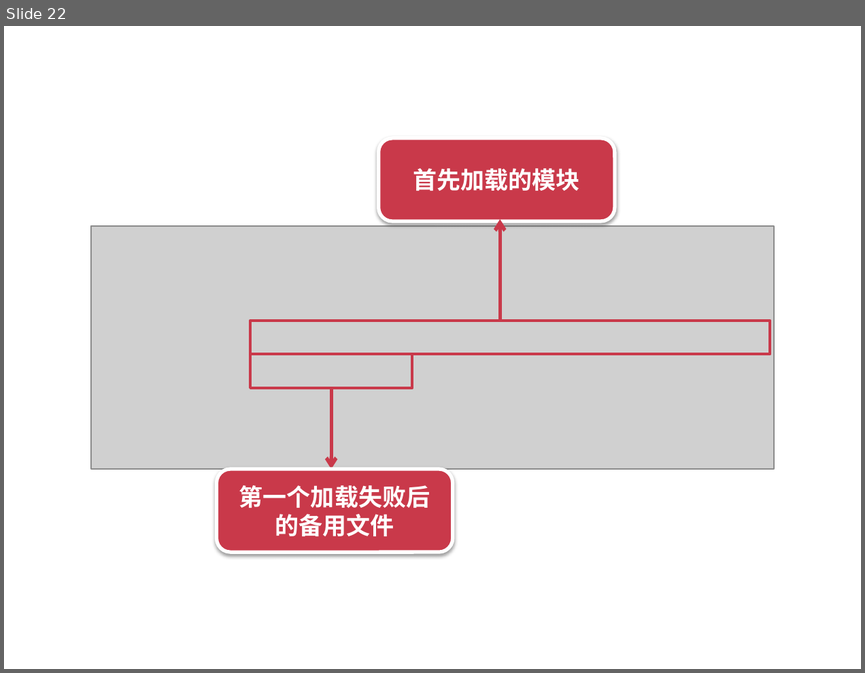
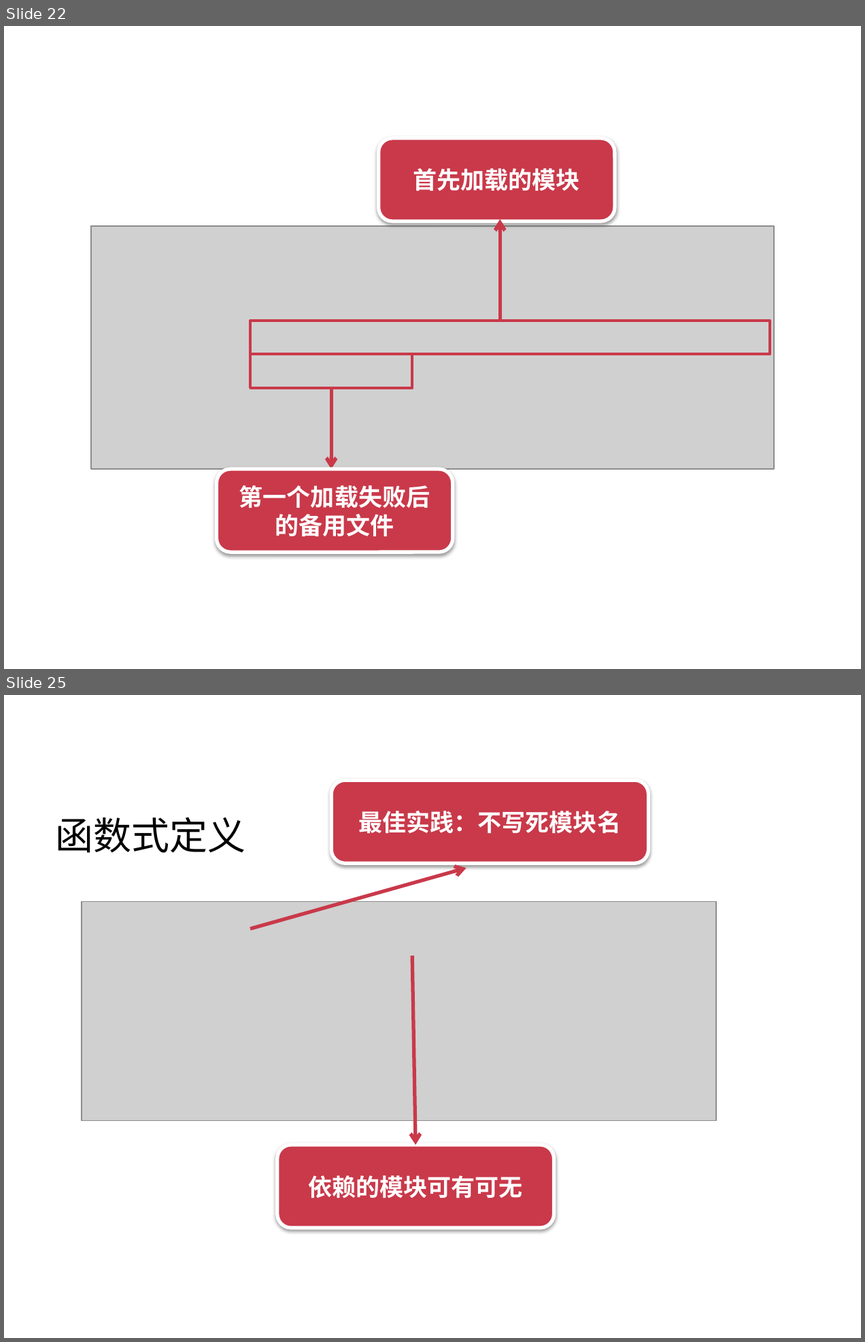
Before and after one commit to silvajs/lecturer, a slide deck: requirejs/doc/requirejs.pptx. Shown one above the other, each under a label of ours: slide 22 before the commit, slides 22 and 25 after it; the slides between them are not shown. The pictures are 865x673 and 865x1342 pixels, drawn with LibreOffice and Linux fonts; fonts in the diff are those of the drawing; grey boxes stand for pictures. Boxes give left, top, right and bottom in pixels: in the first picture for what was removed or moved away, otherwise in the second. Text is boxed around its words. In the diff, an @@ line names an element or a change of style, - is before the commit and + after.

Commit message:
定义模块

```diff
--- a/requirejs/doc/requirejs.pptx
+++ b/requirejs/doc/requirejs.pptx
@@ slide 25 added at (4, 695, 861, 1338), background #FFFFFF @@
@@ rounded rectangle added at (331, 780, 649, 863), fill #C9394A, outline #FFFFFF 3 pt, 20 pt, text #FFFFFF, bold @@
+最佳实践：不写死模块名
@@ text added at (55, 817, 245, 853), 32 pt, text #000000 @@
+函数式定义
@@ arrow added from (250, 929) to (466, 868), #C9394A 3 pt @@
@@ picture added at (82, 902, 717, 1120) @@
@@ arrow added from (412, 955) to (415, 1145), #C9394A 3 pt @@
@@ rounded rectangle added at (277, 1145, 554, 1228), fill #C9394A, outline #FFFFFF 3 pt, 20 pt, text #FFFFFF, bold @@
+依赖的模块可有可无
```
Also in this commit, not shown: 4 other slides added, 4 other files.
